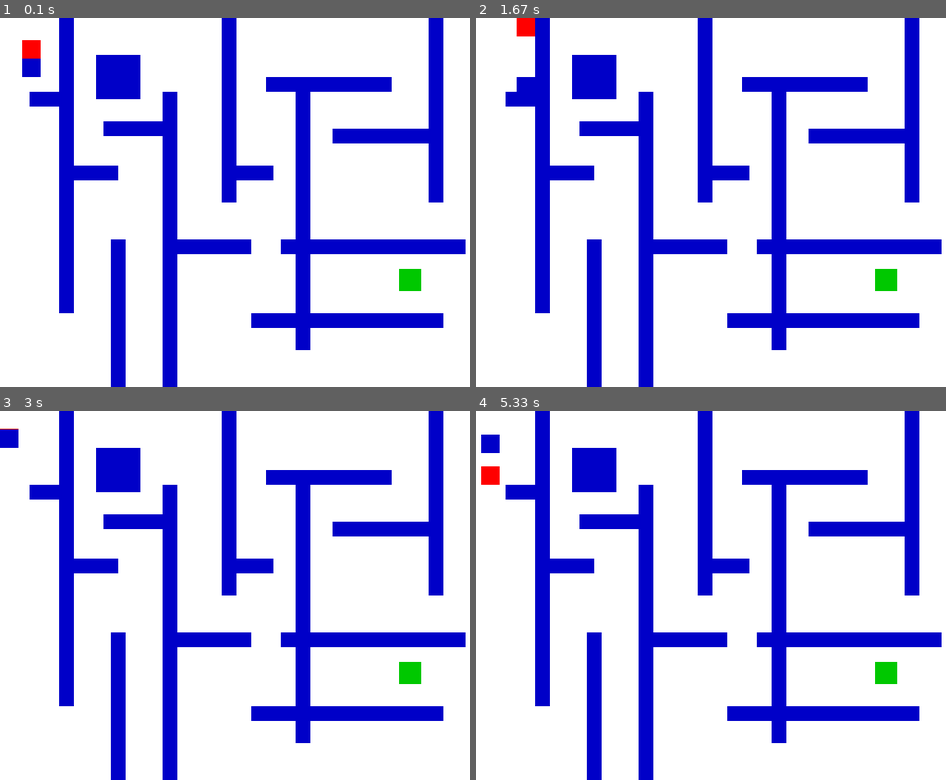
Above: before the commit, frames 1-4 (two rows, left to right).
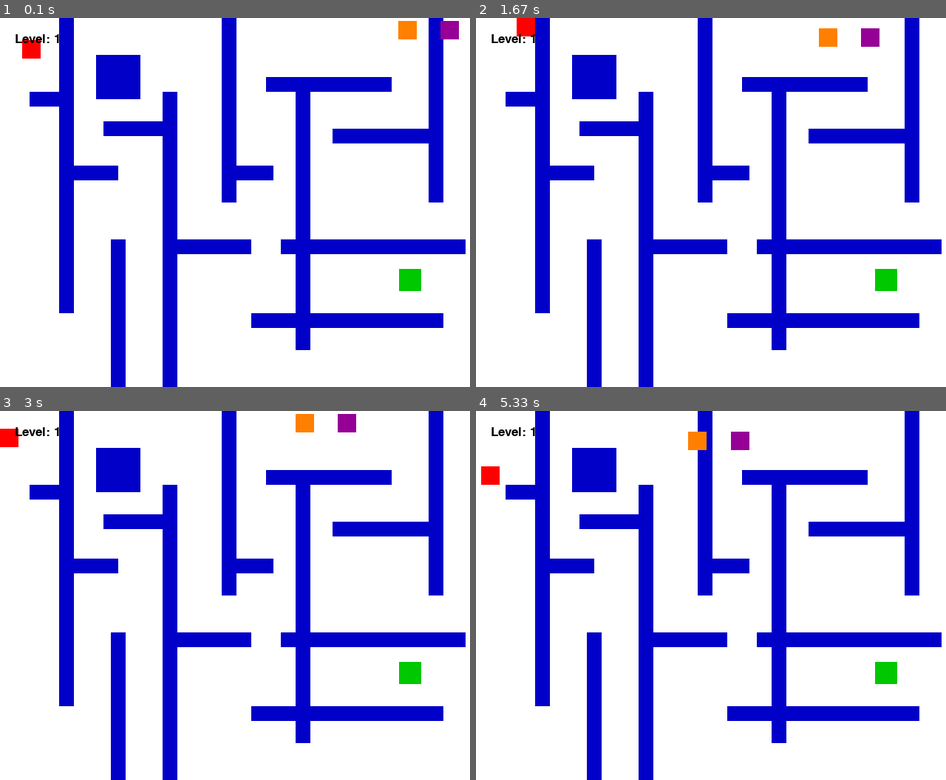
Above: after the commit, the same moments.

Repository: ruizmari192/RuizMarinaICS3C
Game: pygame game, started from pygame-assignment4.py
Two runs of this game, one before a commit and one after it. Both use one fixed random seed, a clock stepped at 60 frames per second and the inputs below.
Inputs:
- Up to frame 1 (0.1 s): no input
- Up to frame 2 (1.67 s): hold Space 0.33-0.8 s; hold Right 0.33-0.8 s; hold Up from 1.33 s (still down)
- Up to frame 3 (3 s): release Up at 1.8 s; hold Left 2.33-2.87 s; hold Down from 2.9 s (still down)
- Up to frame 4 (5.33 s): release Down at 3.2 s; hold Up 3.67-4.03 s; hold Right 4.07-4.7 s; hold Down 4.73-5.1 s; hold Left from 5.13 s (still down)

The runs differ from the first frame. In frame 1, 0.7% of the frame differs, in the area x 3-98%, y 0-16%; in frame 2, 0.7%; in frame 3, 0.7%; in frame 4, 0.7%.

Commit message:
I added some code for level 2 today, and the days before i wrote the code for the persecuting logic and enemies. Now I have to do the second level, which will be the same window but with the exit bloqued by a wall.

Diff:
--- a/pygame-assignment4.py
+++ b/pygame-assignment4.py
@@ -89,27 +89,6 @@
             while check_collision(player, walls) == True:
                 player.y -= 1  # Undo movement on collision
 
-def fire_bullet(player, bullets):
-    """
-    -------------------------------------------------------
-    Spawns a new bullet starting at the player's current center position.
-    -------------------------------------------------------
-    Parameters:
-       player - the rectangle representing the player (pygame.Rect)
-       bullets - the list where active bullet Rects are stored (list)
-    -------------------------------------------------------
-    """
-    bullet_width = 15
-    bullet_height = 15
-    #reset bullet position to the player's position when fired
-    bullet_x = player.x
-    bullet_y = player.y
-
-    new_bullet = pygame.Rect(bullet_x, bullet_y, bullet_width, bullet_height)
-    bullets.append(new_bullet)
-    return
-
-
 
 
 pygame.init()
@@ -123,6 +102,22 @@
 RED = (255, 0, 0)
 GREEN = (0, 200, 0)
 BLACK = (0, 0, 0)
+PURPLE = (150, 0, 150)
+ORANGE = (255, 128, 0)
+YELLOW = (255, 255, 0)
+
+#for level 2:
+stars = [
+    pygame.Rect(180, 20, 15, 15),
+    pygame.Rect(350, 260, 15, 15),
+    pygame.Rect(640, 100, 15, 15)
+]
+
+star1_active = True
+star2_active = True
+star3_active = True
+
+
 
 # Create the game window
 screen = pygame.display.set_mode((SCREEN_WIDTH, SCREEN_HEIGHT))
@@ -138,20 +133,22 @@
 #set up the enemies
 
 enemy_size = 25
-enemy_speed = 1.2
+enemy_speed = 0.8
 #enemy 1 (it will appear in the right section of the screen (350-650))
 enemy1_x = random.randint (350, SCREEN_WIDTH - enemy_size)
-enemy1_y = random.randint (50, SCREEN_HEIGHT - enemy_size)
+enemy1_y = 0
 enemy1 = pygame.Rect (enemy1_x, enemy1_y, enemy_size, enemy_size)
 
 #enemy2 (will appear in the left side of the screen)
 enemy2_x = random.randint(50, SCREEN_WIDTH - enemy_size)
-enemy2_y = random.randint(250, SCREEN_HEIGHT - enemy_size)
+enemy2_y = 0
 enemy2 = pygame.Rect(enemy2_x, enemy2_y, enemy_size, enemy_size)
 
-#to have a list for the new bullets
-bullets = []
-bullet_speed = 4
+#bullets creation
+bullet_x = 0
+bullet_y = 0
+bullet_speed = 5
+bullet_active = False
 
 # Create the exit
 exit_rect = pygame.Rect(540, 340, 30, 30)
@@ -176,10 +173,20 @@
     pygame.Rect(340,400,260,20)
 ]
 
+#gate configuration for level 2
+gate_wall = pygame.Rect (500, 320, 20, 80)
+gate_open = False #to track if the gate is open
+
+current_level = 1 #to establish the levels
+freeze_transition_screen = False #to have a condition for when I freeze the game
+
 # Set up the game
 clock = pygame.time.Clock()
 running = True
 won = False
+lost = False
+
+
 # Main game loop
 while running:
     # Check for events
@@ -188,8 +195,23 @@
             running = False
 
         if event.type == pygame.KEYDOWN:
-            if event.key == pygame.K_SPACE and not won:
-                fire_bullet (player, bullets)
+            if event.key == pygame.K_SPACE and freeze_transition_screen:
+                #to pass to level 2, reset the player and end the waiting window
+                current_level = 2
+                player.x = 30
+                player.y = 30
+                walls.append(gate_wall)
+                freeze_transition_screen = False
+
+    #get the keys being pressed
+    keys = pygame.key.get_pressed ()
+
+    if not won and not lost and not freeze_transition_screen: #to play only if I didnt win
+
+        handle_player_movement(keys, player, speed, walls)
+        player_x = player.x
+        player_y = player.y
+        check_bounds(player, SCREEN_WIDTH, SCREEN_HEIGHT)
 
         #set the enemies movement logic (towards the player)
         # enemy one chase logic:
@@ -214,18 +236,56 @@
         elif enemy2_y > player_y:
             enemy2_y -= enemy_speed
 
-    # Get the keys being pressed
-    keys = pygame.key.get_pressed()
-
-    if not won:
-        #update player position
-        handle_player_movement(keys, player, speed, walls)
+        enemy1.x = int(enemy1_x)
+        enemy1.y = int(enemy1_y)
+        enemy2.x = int(enemy2_x)
+        enemy2.y = int(enemy2_y)
+
+        #if the player touches either enemy, stop the loop
+        if player.colliderect(enemy1) or player.colliderect(enemy2):
+            print("Game Over! An enemy caught you.")
+            lost = True
+
+        if keys[pygame.K_SPACE]:
+            if not bullet_active:
+                bullet_x = player_x
+                bullet_y = player_y
+                bullet_active = True
+
+        if bullet_active:
+            bullet_y -= bullet_speed
+            bullet_rect = pygame.Rect(bullet_x, bullet_y, 15, 15)
+
+            # Si la bala sale del mapa, desaparece
+            if bullet_x >= SCREEN_WIDTH or bullet_y >= SCREEN_HEIGHT or bullet_y <= 0 or bullet_x <= 0:
+                bullet_active = False
+
+            # Colisión con Enemigo 1 -> Reaparece arriba en X random
+            if bullet_rect.colliderect(enemy1):
+                enemy1_x = random.randint(0, SCREEN_WIDTH - enemy_size)
+                enemy1_y = 0
+                bullet_active = False
+
+            # Colisión con Enemigo 2 -> Reaparece arriba en X random
+            if bullet_rect.colliderect(enemy2):
+                enemy2_x = random.randint(0, SCREEN_WIDTH - enemy_size)
+                enemy2_y = 0
+                bullet_active = False
+
+        if current_level == 2:
+            for star in reversed(stars):
+                if player.colliderect(star):
+                    stars.remove(star) # Safely delete the star from our list
+            if not stars and not gate_open:
+                if gate_wall in walls:
+                    walls.remove(gate_wall)
+                gate_open = True
+
+
 
         #to keep the player within the screen bounds
         check_bounds(player, SCREEN_WIDTH, SCREEN_HEIGHT)
 
-        for bullet in bullets:
-            bullet.y -= bullet_speed
 
         #check if the player won
         if player.colliderect(exit_rect):
@@ -235,9 +295,14 @@
   # Draw the background
     screen.fill(WHITE)
 
+
     # Draw the maze walls
     for wall in walls:
         pygame.draw.rect(screen, BLUE, wall)
+        if wall == gate_wall:
+            pygame.draw.rect(screen, BROWN, wall)
+        else:
+            pygame.draw.rect(screen, BLUE, wall)
 
     # Draw the exit
     pygame.draw.rect(screen, GREEN, exit_rect)
@@ -245,13 +310,28 @@
     # Draw the player
     pygame.draw.rect(screen, RED, player)
 
-    #draw the bullet
-    for bullet in bullets:
-        pygame.draw.rect (screen, BLUE, bullet)
     #
     #draw the enemy
-    enemy_rect = pygame.Rect(player.left, player.right, enemy_size, enemy_size)
-    pygame.draw.rect (screen, BLUE, enemy_rect)
+    pygame.draw.rect(screen, PURPLE, enemy1)
+    pygame.draw.rect(screen, ORANGE, enemy2)
+
+    #draw the text for the level
+    font_level = pygame.font.SysFont(None, 25)
+    level_text = font_level.render("Level: " + str(current_level), True, BLACK) #to convert the text into image
+    screen.blit(level_text, (20, 20))
+
+    if bullet_active:
+        pygame.draw.rect(screen, YELLOW, (bullet_x, bullet_y, 15, 15))
+
+    if freeze_transition_screen:
+        font = pygame.font.SysFont(None, 40)
+        message = font.render("Level 2: Press SPACE to Play", True, BLACK)
+        pygame.draw.rect(screen, WHITE, (130, 160, 440, 60))
+
+    #draw the stars
+    if current_level == 2:
+        for star in stars:
+            pygame.draw.rect(screen, GOLD, star)
 
     # Display the winning message
     if won:
